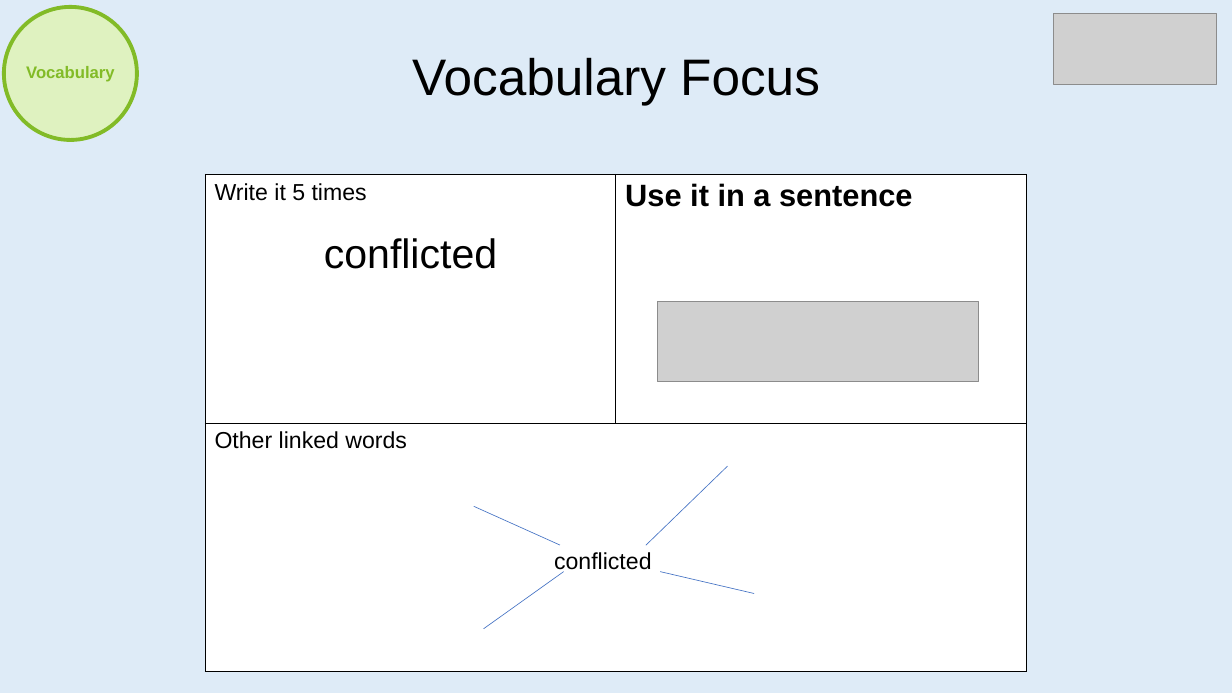
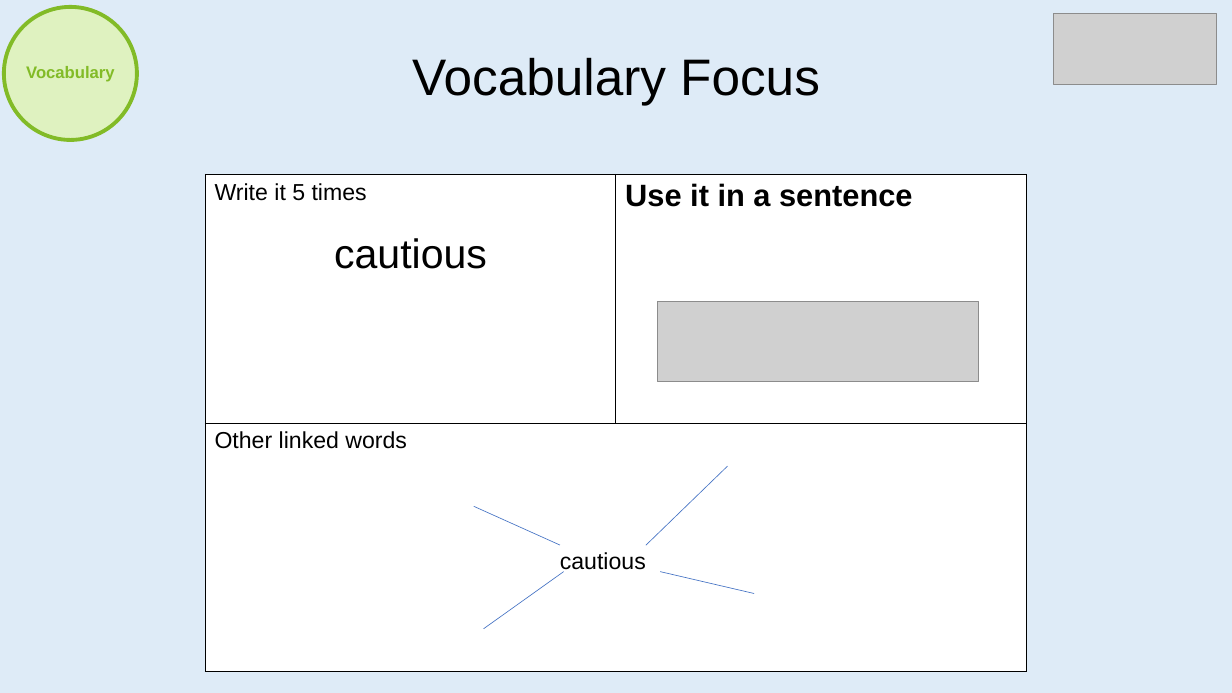
Before and after one commit to imcl75/claude_files, a slide deck: slide 19 of Reading/BeingAReader_Template.pptx. Drawn at 1232x693 pixels with LibreOffice and Linux fonts; fonts in the diff are those of the drawing; grey boxes stand for pictures. Boxes give left, top, right and bottom in pixels: in the first picture for what was removed or moved away, otherwise in the second. Text is boxed around its words. In the diff, an @@ line names an element or a change of style, - is before the commit and + after.

```diff
--- a/Reading/BeingAReader_Template.pptx
+++ b/Reading/BeingAReader_Template.pptx
@@ table at [205,175,1026,672] @@
-row 1, column 1: Write it 5 times / conflicted
+row 1, column 1: Write it 5 times / cautious
@@ text at [560,552,646,574]: text changed @@
-conflicted
+cautious
```
Also in this commit, not shown: 11 other slides changed.
